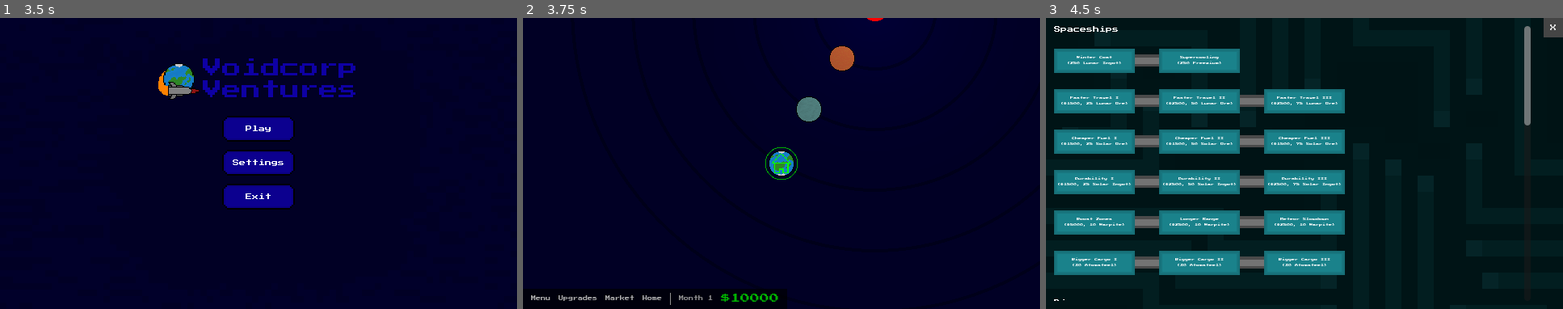
Above: before the commit, frames 1-3 (left to right).
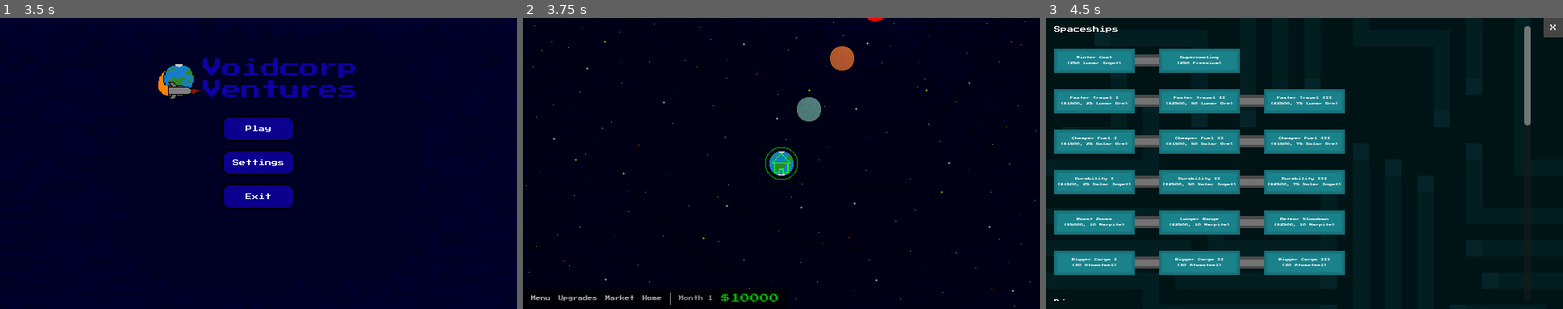
Above: after the commit, the same moments.

Repository: fmachek/voidcorp-ventures
Game: Godot game, scene res://scenes/Game.tscn
Same seed, same stepped clock (60 frames per second), same inputs: the game is played once before the commit and once after it. Sound files missing from this copy of the repository are replaced by a short silence.
Inputs:
- Up to frame 1 (3.5 s): click "Menu" at 0.5 s; click "Upgrades" at 1.25 s; click "Market" at 2 s; click "Home" at 2.75 s
- Up to frame 2 (3.75 s): click "Play" at 3.5 s
- Up to frame 3 (4.5 s): click "Upgrades" at 4.25 s

Frame 1 is identical in both runs. In frame 2, 0.1% of the frame differs, in the area x 0-100%, y 1-100%; in frame 3, nothing differs.

Commit message:
style: Add new background
- Added stars to the level background
- Changed the background scaling behavior
- Moved background sprites to a new folder : assets/sprites/background/
- Stars (or black holes) are now a bit larger when zoomed out
- Minor readability improvements in scripts/main_camera.gd

Diff:
--- a/scenes/Game.tscn
+++ b/scenes/Game.tscn
@@ -1,14 +1,15 @@
-[gd_scene load_steps=15 format=3 uid="uid://bv7xghecno4bd"]
+[gd_scene load_steps=16 format=3 uid="uid://bv7xghecno4bd"]
 
 [ext_resource type="PackedScene" uid="uid://cx4ndlypfcu6e" path="res://scenes/ui/game/GameUI.tscn" id="2_rsrtc"]
 [ext_resource type="Script" path="res://scripts/main_camera.gd" id="3_khdbj"]
 [ext_resource type="Script" path="res://scripts/ui/ui_layer.gd" id="4_5pbhw"]
 [ext_resource type="PackedScene" uid="uid://dvx2alqq478wh" path="res://scenes/ui/upgrades/UpgradeUI.tscn" id="4_bk77m"]
 [ext_resource type="PackedScene" uid="uid://ehayd8qixqmn" path="res://scenes/ui/market/MarketUI.tscn" id="7_fd8hf"]
-[ext_resource type="Texture2D" uid="uid://bqdm53luetins" path="res://assets/sprites/background.png" id="8_3xqil"]
+[ext_resource type="Texture2D" uid="uid://bqdm53luetins" path="res://assets/sprites/background/background.png" id="8_3xqil"]
 [ext_resource type="PackedScene" uid="uid://jyx53ynrjdkv" path="res://scenes/ui/menus/MainMenu.tscn" id="8_tgvop"]
 [ext_resource type="PackedScene" uid="uid://csym5wsfd233l" path="res://scenes/ui/menus/SettingsMenu.tscn" id="9_rf6kf"]
 [ext_resource type="PackedScene" uid="uid://b3x07cjbctymn" path="res://scenes/ui/tooltips/SpaceshipTooltip.tscn" id="9_so2wl"]
+[ext_resource type="Texture2D" uid="uid://dm2ppi6uumw8u" path="res://assets/sprites/background/stars.png" id="10_igm0i"]
 [ext_resource type="Script" path="res://scripts/soundplayers/soundtrack_player.gd" id="13_317ob"]
 [ext_resource type="AudioStream" uid="uid://c3y0em372rlr8" path="res://assets/audio/ui/ButtonClick.wav" id="13_hfn75"]
 [ext_resource type="Script" path="res://scripts/gamelogic/time_manager.gd" id="14_4mp6w"]
@@ -51,9 +52,19 @@
 script = ExtResource("3_khdbj")
 
 [node name="BackgroundSprite" type="Sprite2D" parent="MainCamera"]
-position = Vector2(-1.90735e-06, 8.9407e-07)
-scale = Vector2(11, 11)
 texture = ExtResource("8_3xqil")
+
+[node name="StarsSprite" type="Sprite2D" parent="MainCamera"]
+texture = ExtResource("10_igm0i")
+
+[node name="DarkenRect" type="ColorRect" parent="MainCamera"]
+custom_minimum_size = Vector2(640, 360)
+offset_left = -320.0
+offset_top = -180.0
+offset_right = 320.0
+offset_bottom = 180.0
+pivot_offset = Vector2(320, 180)
+color = Color(0, 0, 0, 0.443137)
 
 [node name="TimeManager" type="Timer" parent="."]
 script = ExtResource("14_4mp6w")
--- a/scenes/ui/menus/MainMenu.tscn
+++ b/scenes/ui/menus/MainMenu.tscn
@@ -1,8 +1,8 @@
 [gd_scene load_steps=5 format=3 uid="uid://jyx53ynrjdkv"]
 
 [ext_resource type="Script" path="res://scripts/ui/menus/main_menu.gd" id="1_tikfo"]
-[ext_resource type="Texture2D" uid="uid://bqe0v27vngueq" path="res://assets/sprites/background.png" id="2_2fupn"]
-[ext_resource type="Texture2D" uid="uid://bvdhjq2vss6b4" path="res://assets/icon.png" id="2_6c4cu"]
+[ext_resource type="Texture2D" uid="uid://bqdm53luetins" path="res://assets/sprites/background/background.png" id="2_2fupn"]
+[ext_resource type="Texture2D" uid="uid://ycv25255ye7t" path="res://assets/icon.png" id="2_6c4cu"]
 [ext_resource type="PackedScene" uid="uid://cnxhm7i3ry25p" path="res://scenes/ui/buttons/MenuButton.tscn" id="2_6mes6"]
 
 [node name="MainMenu" type="Control"]
@@ -16,7 +16,7 @@
 grow_vertical = 2
 script = ExtResource("1_tikfo")
 
-[node name="TextureRect" type="TextureRect" parent="."]
+[node name="BackgroundRect" type="TextureRect" parent="."]
 layout_mode = 1
 anchors_preset = 15
 anchor_right = 1.0
@@ -40,16 +40,16 @@
 size_flags_horizontal = 4
 theme_override_constants/separation = 20
 
-[node name="HBoxContainer" type="HBoxContainer" parent="MarginContainer/MenuContainer"]
+[node name="TitleContainer" type="HBoxContainer" parent="MarginContainer/MenuContainer"]
 layout_mode = 2
 alignment = 1
 
-[node name="TextureRect" type="TextureRect" parent="MarginContainer/MenuContainer/HBoxContainer"]
+[node name="LogoRect" type="TextureRect" parent="MarginContainer/MenuContainer/TitleContainer"]
 layout_mode = 2
 texture = ExtResource("2_6c4cu")
 expand_mode = 3
 
-[node name="Label" type="Label" parent="MarginContainer/MenuContainer/HBoxContainer"]
+[node name="GameTitleLabel" type="Label" parent="MarginContainer/MenuContainer/TitleContainer"]
 texture_filter = 1
 layout_mode = 2
 theme_override_colors/font_color = Color(0.054902, 0, 0.643137, 1)
--- a/scripts/gameobjects/systems/planetary_system.gd
+++ b/scripts/gameobjects/systems/planetary_system.gd
@@ -185,7 +185,7 @@
 ## Handles zoom out for clarity.
 func zoom_out():
 	var planet_nodes = planets.get_children()
-	center_sprite.scale = Vector2(8,8)
+	center_sprite.scale = Vector2(10,10)
 	if center_light:
 		center_light.enabled = false
 	for planet in planet_nodes:
--- a/scripts/main_camera.gd
+++ b/scripts/main_camera.gd
@@ -1,6 +1,7 @@
 extends Camera2D
 class_name MainCamera
 ## This class represents the main game camera.
+
 
 ## This variable is used to determine position transition smoothness.
 var smoothness: int = 5
@@ -14,39 +15,53 @@
 ## This is the number used during movement to multiply the movement vector.
 var movement_muliplier: int = 20
 
+## Emitted when the camera zoom changes.
 signal zoom_changed(new_zoom: float)
+
 
 ## Handles different input such as zoom and movement.[br][br]
 ## The player can make the camera zoom in and out and move left, right, up and down.
 func _process(delta: float) -> void:
-	var zoom_x = self.zoom.x
+	var zoom_x = zoom.x
 	default_move_h = Vector2(5/zoom_x, 0)
 	default_move_v = Vector2(0, 5/zoom_x)
+
+	# Focus on the camera target
 	if target:
-		self.position = self.position.lerp(target.global_position, smoothness * delta)
+		position = position.lerp(target.global_position, smoothness * delta)
 
-	if Input.is_action_pressed('camera_down') and not GameManager.is_animation_playing and not GameManager.is_game_lost:
+	# Disable camera movement while the win animation is playing, or if the game
+	# is on the lose screen.
+	if GameManager.is_animation_playing or GameManager.is_game_lost:
+		return
+
+	# Move camera up
+	if Input.is_action_pressed('camera_down'):
 		target = null
-		var new_pos = self.position + (default_move_v * delta * movement_muliplier)
-		self.position = self.position.lerp(new_pos, smoothness)
+		var new_pos = position + (default_move_v * delta * movement_muliplier)
+		position = position.lerp(new_pos, smoothness)
 
-	if Input.is_action_pressed('camera_up') and not GameManager.is_animation_playing and not GameManager.is_game_lost:
+	# Move camera down
+	if Input.is_action_pressed('camera_up'):
 		target = null
-		var new_pos = self.position - (default_move_v * delta * movement_muliplier)
-		self.position = self.position.lerp(new_pos, smoothness)
+		var new_pos = position - (default_move_v * delta * movement_muliplier)
+		position = position.lerp(new_pos, smoothness)
 
-	if Input.is_action_pressed('camera_left') and not GameManager.is_animation_playing and not GameManager.is_game_lost:
+	# Move camera to the left
+	if Input.is_action_pressed('camera_left'):
 		target = null
-		var new_pos = self.position - (default_move_h * delta * movement_muliplier)
-		self.position = self.position.lerp(new_pos, smoothness)
+		var new_pos = position - (default_move_h * delta * movement_muliplier)
+		position = position.lerp(new_pos, smoothness)
 
-	if Input.is_action_pressed('camera_right') and not GameManager.is_animation_playing and not GameManager.is_game_lost:
+	# Move camera to the right
+	if Input.is_action_pressed('camera_right'):
 		target = null
-		var new_pos = self.position + (default_move_h * delta * movement_muliplier)
-		self.position = self.position.lerp(new_pos, smoothness)
+		var new_pos = position + (default_move_h * delta * movement_muliplier)
+		position = position.lerp(new_pos, smoothness)
 
 
 func _unhandled_input(event: InputEvent) -> void:
+	# Handle camera zoom in and out
 	if event is InputEventMouseButton and event.pressed:
 		if event.button_index == MOUSE_BUTTON_WHEEL_UP:
 			zoom_in()
@@ -54,8 +69,7 @@
 			zoom_out()
 
 
-## This function causes the camera to "focus" on the [param object], playing
-## a zoom animation to adjust to it.
+## This function causes the camera to focus on the [param object].
 func focus_on(object):
 	target = object
 
@@ -63,20 +77,38 @@
 func zoom_in() -> void:
 	if GameManager.is_animation_playing or GameManager.is_game_lost:
 		return
-	if self.zoom == Vector2(1, 1):
+	if zoom == Vector2(1, 1):
 		return
 	var mouse_pos = get_global_mouse_position()
-	self.global_position = mouse_pos
-	self.zoom = Vector2(1, 1)
-	emit_signal('zoom_changed', self.zoom.x)
+	global_position = mouse_pos
+	zoom = Vector2(1, 1)
+
+	zoom_background_in()
+
+	emit_signal('zoom_changed', zoom.x)
 
 
 func zoom_out() -> void:
 	if GameManager.is_animation_playing or GameManager.is_game_lost:
 		return
-	self.zoom = Vector2(0.1, 0.1)
+	zoom = Vector2(0.1, 0.1)
 	target = null
-	emit_signal('zoom_changed', self.zoom.x)
+
+	zoom_background_out()
+
+	emit_signal('zoom_changed', zoom.x)
+
+
+func zoom_background_out() -> void:
+	$BackgroundSprite.scale = Vector2(10, 10)
+	$StarsSprite.scale = Vector2(10, 10)
+	$DarkenRect.scale = Vector2(10, 10)
+
+
+func zoom_background_in() -> void:
+	$BackgroundSprite.scale = Vector2(1, 1)
+	$StarsSprite.scale = Vector2(1, 1)
+	$DarkenRect.scale = Vector2(1, 1)
 
 
 func reset() -> void:
Renamed: assets/sprites/background.png -> assets/sprites/background/background.png
Binary file added: assets/sprites/background/stars.png
